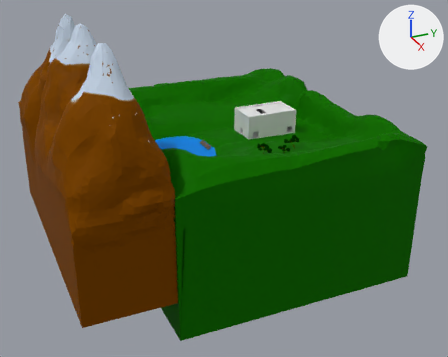
The Blender file data/source/ShootingRange.blend as it was, and as the next commit left it.
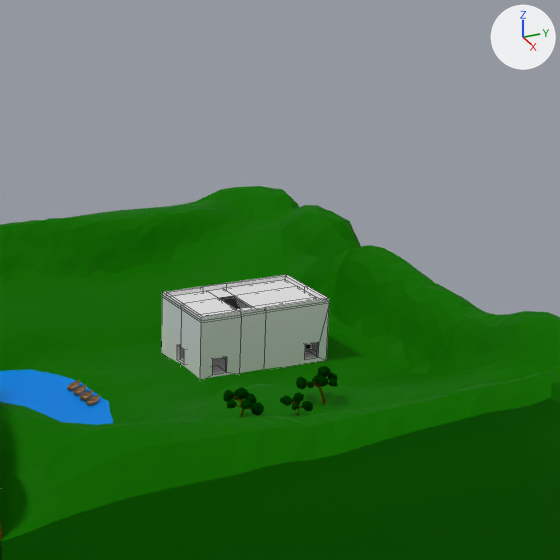
Each version is shown whole from a 50 mm lens placed at (225.3, -111.7, 90.7), pointed at (12.2, -15.8, -15.9), then close up on the part from 39% to 85% of the width and 0% to 58% of the height. The lights are fixed; the arrows at upper right show +X, +Y and +Z. The close-ups show mesh edges as thin lines.

The first close-up shows 'BuildingExterior', 'Roof', 'Water-nocollide', 'World'.
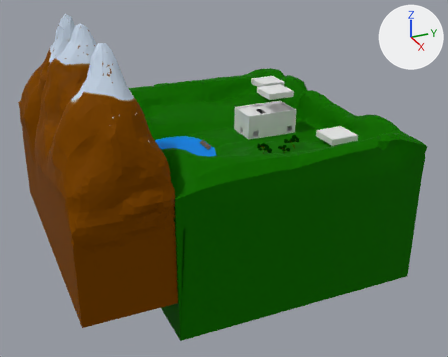
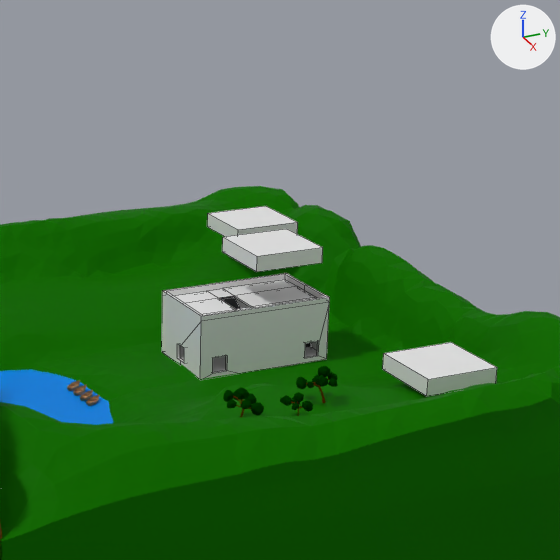
What changed in the scene script:
```text
Change me_cube:
    used by ob_buildingexterior; location = (-0.1, 12.7, 10.3)
    remove me_cube.from_pydata(...)  # 108 vertices, 81 faces; spans x -7.0..7.0, y -14.8..7.6, z -13.5..-3.1
    add me_cube.from_pydata(...)  # 61 vertices, 42 faces; spans x -7.0..7.0, y -14.8..7.6, z -13.5..-3.1
    me_cube part 1
    47 vertices are removed from x -7.0..7.0, y -14.8..7.6, z -13.5..-3.1
    66 faces are deleted
    27 new faces join them
Add me_cube_020:
    me_cube_020.from_pydata(...)  # a box spanning x -1.0..1.0, y -1.0..1.0, z -1.0..1.0
Change ob_buildingexterior:
    ob_buildingexterior.location: (-0.1, 12.7, 10.3) -> (-0.1, 12.7, 10.6)
Add ob_lootzone1_nomesh:
    ob_lootzone1_nomesh = bpy.data.objects.new('LootZone1-nomesh', me_cube_020)
    ob_lootzone1_nomesh.location = (-0.1, 13.6, 14.1)
    ob_lootzone1_nomesh.scale = (5.78, 5.78, 1.23)
Add ob_lootzone1_nomesh_002:
    ob_lootzone1_nomesh_002 = bpy.data.objects.new('LootZone1-nomesh.002', me_cube_020.copy())
    ob_lootzone1_nomesh_002.location = (-27.3, 24.6, 9.9)
    ob_lootzone1_nomesh_002.scale = (5.78, 5.78, 1.23)
Add ob_lootzone1_nomesh_001:
    ob_lootzone1_nomesh_001 = bpy.data.objects.new('LootZone1-nomesh.001', me_cube_020.copy())
    ob_lootzone1_nomesh_001.location = (36.7, 21.1, 5.7)
    ob_lootzone1_nomesh_001.scale = (5.78, 5.78, 1.23)
```

Where the change shows, as pixel boxes [x1, y1, x2, y2] in the close-ups (560 x 560 px):
'BuildingExterior', reshaped, moved: before [162, 274, 330, 379]; after [162, 273, 330, 379]
'LootZone1-nomesh.001', added: after [383, 342, 497, 396]
'LootZone1-nomesh', added: after [222, 229, 323, 272]
'LootZone1-nomesh.002', added: after [207, 206, 298, 237]
